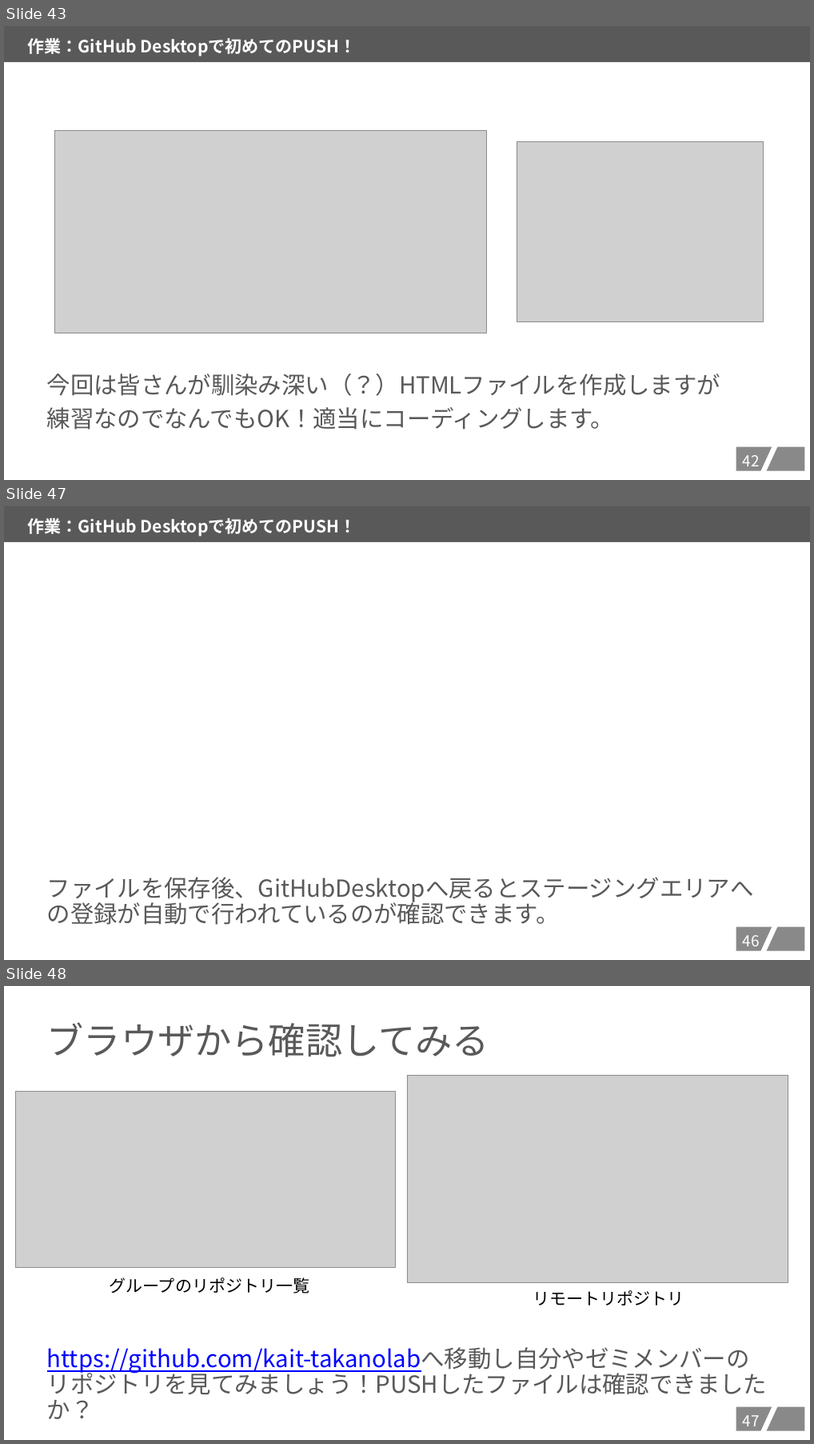
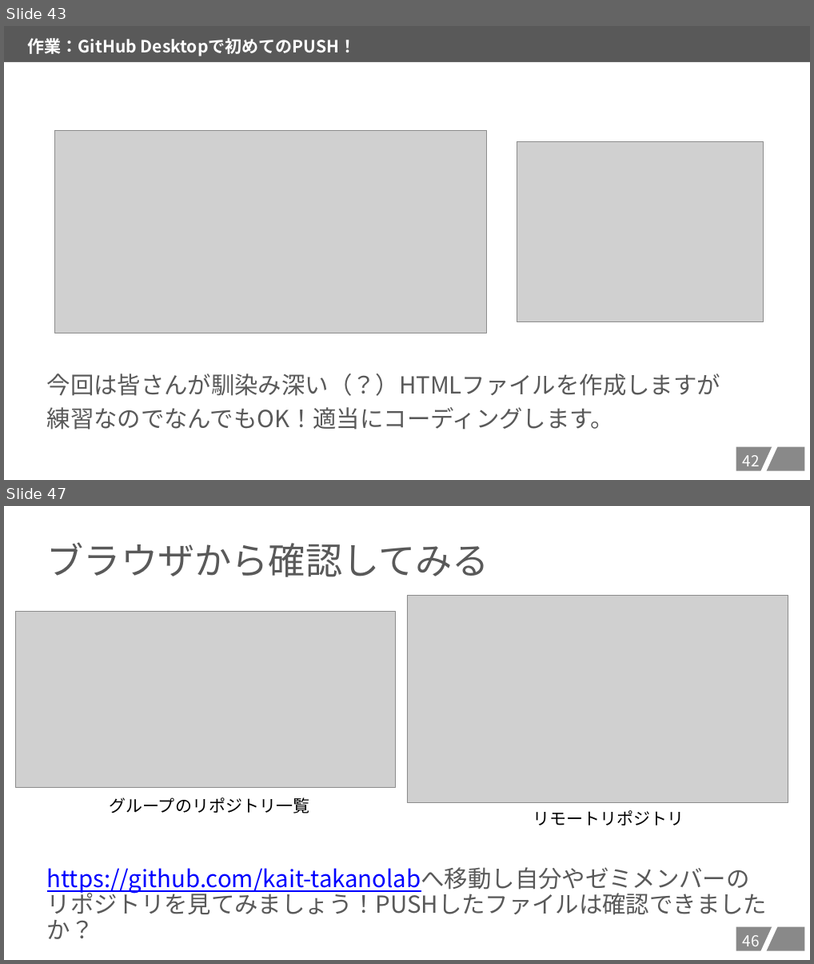
Before and after one commit to kait-takanolab/1821086_matsuo_thesis, a slide deck: GITHUBスタートアップ/GITHUBセットアップの会.pptx. Shown one above the other, each under a label of ours: slides 43, 47 and 48 before the commit, slides 43 and 47 after it; the slides between them are not shown. The pictures are 814x1444 and 814x964 pixels, drawn with LibreOffice and Linux fonts; fonts in the diff are those of the drawing; grey boxes stand for pictures. Boxes give left, top, right and bottom in pixels: in the first picture for what was removed or moved away, otherwise in the second. Text is boxed around its words. In the diff, an @@ line names an element or a change of style, - is before the commit and + after.

```diff
--- a/GITHUBスタートアップ/GITHUBセットアップの会.pptx
+++ b/GITHUBスタートアップ/GITHUBセットアップの会.pptx
@@ slide 47 removed at [4, 506, 810, 960], background #FFFFFF; not listed: 2 template elements that a slide beside it also shows @@
@@ rectangle removed at [4, 506, 810, 542] @@
-作業：GitHub Desktopで初めてのPUSH！
@@ text removed at [47, 876, 754, 924] @@
-ファイルを保存後、GitHubDesktopへ戻るとステージングエリアへの登録が自動で行われているのが確認できます。
@@ page number removed at [743, 935, 760, 951] @@
-46
@@ what was slide 48 is now slide 47 @@
@@ page number at [743, 935, 760, 951]: text changed @@
-47
+46
```
Also in this commit, not shown: 4 slides changed, 1 slide added, 1 other slide removed.
